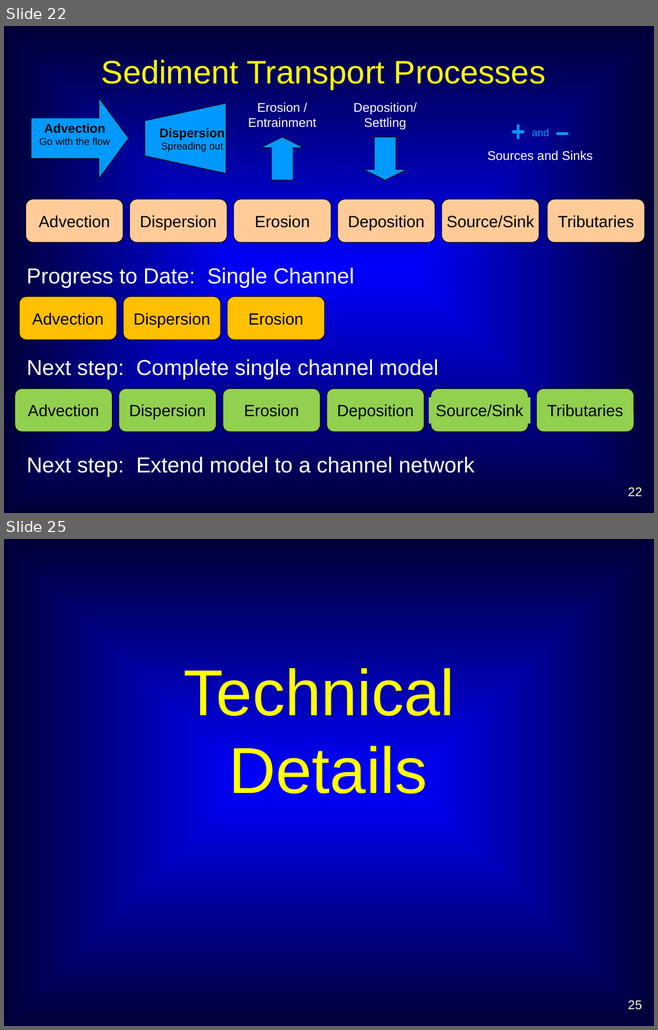
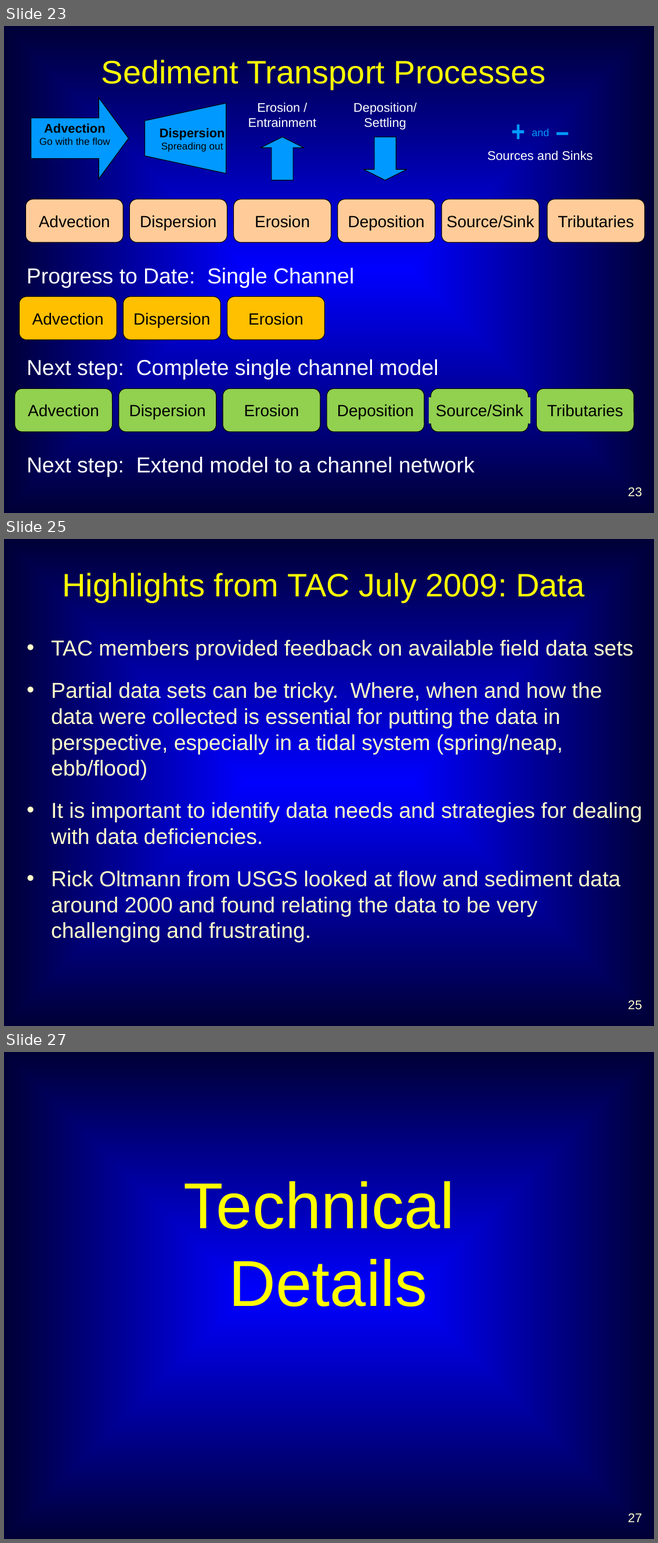
Before and after one commit to dwr-psandhu/dsm2-stm, a slide deck: stm/documents/TAC/Jan10/STM_TAC_Jan10_jamiea.pptx. Shown one above the other, each under a label of ours: slides 22 and 25 before the commit, slides 23, 25 and 27 after it; the slides between them are not shown. The pictures are 658x1030 and 658x1543 pixels, drawn with LibreOffice and Linux fonts; fonts in the diff are those of the drawing. Boxes give left, top, right and bottom in pixels: in the first picture for what was removed or moved away, otherwise in the second. Text is boxed around its words. In the diff, an @@ line names an element or a change of style, - is before the commit and + after.

```diff
--- a/stm/documents/TAC/Jan10/STM_TAC_Jan10_jamiea.pptx
+++ b/stm/documents/TAC/Jan10/STM_TAC_Jan10_jamiea.pptx
@@ slide 25 added at <box>4,539,654,1026</box>, background gradient #0000FF to #000036 @@
@@ title added at <box>62,573,584,602</box>, 36 pt, text #FFFF00 @@
+Highlights from TAC July 2009: Data
@@ text added at <box>51,640,641,943</box>, 24 pt, text #FFFFCC @@
+• TAC members provided feedback on available field data sets
+• Partial data sets can be tricky. Where, when and how the data were collected is essential for putting the data in perspective, especially in a tidal system (spring/neap, ebb/flood)
+• It is important to identify data needs and strategies for dealing with data deficiencies.
+• Rick Oltmann from USGS looked at flow and sediment data around 2000 and found relating the data to be very challenging and frustrating.
@@ page number added at <box>628,1000,641,1010</box>, 14 pt, text #FFFFCC @@
+25
@@ what was slide 22 is now slide 23 @@
@@ page number at <box>628,487,641,497</box>: text changed @@
-22
+23
@@ what was slide 25 is now slide 27 @@
@@ page number at <box>628,1513,641,1522</box>: text changed @@
-25
+27
```
Also in this commit, not shown: 9 slides changed, 2 other slides added, 1 slide removed.
